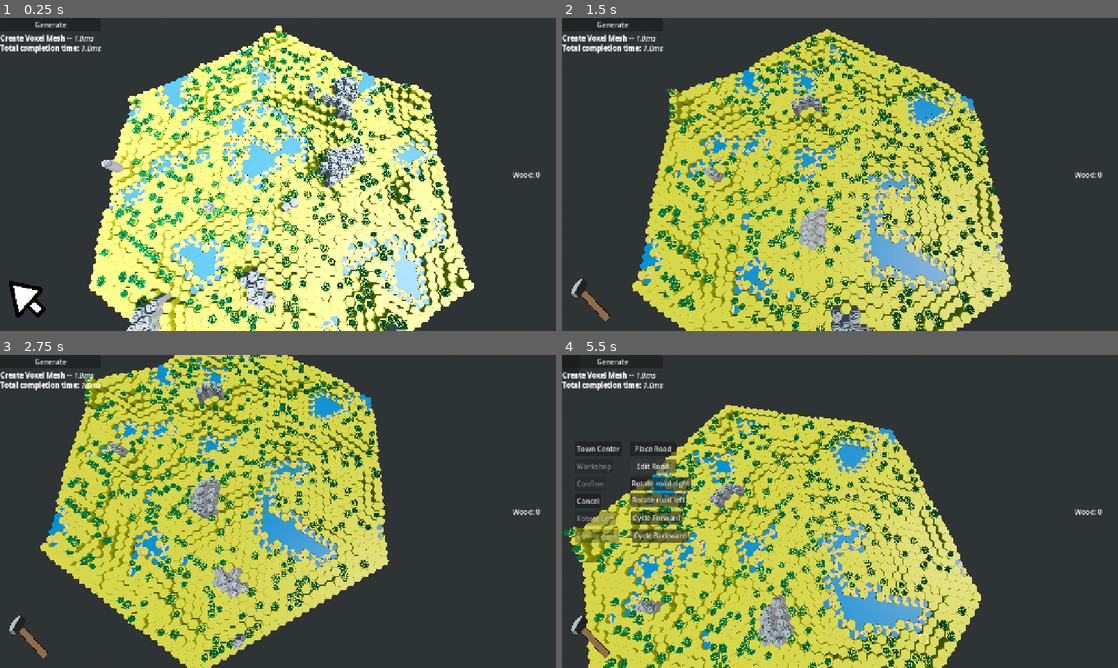
Above: before the commit, frames 1-4 (two rows, left to right).
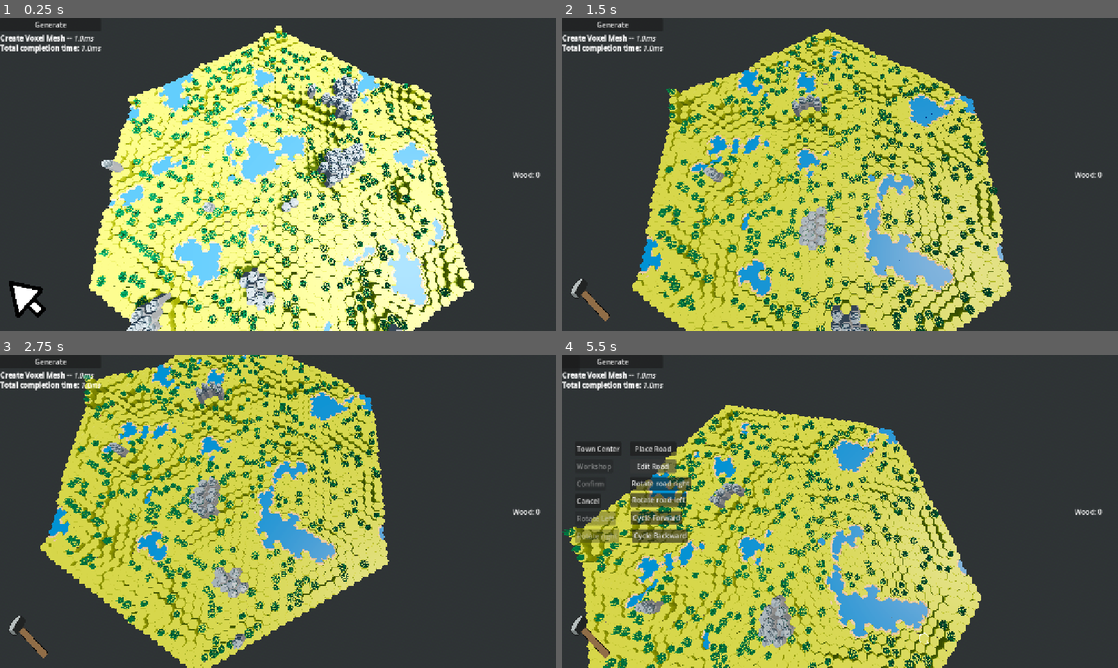
Above: after the commit, the same moments.

Repository: forzinkahd/HexaKingdomGameRepo
Game: Godot game, scene res://Scenes/GameScene.tscn
Two runs of this game, one before a commit and one after it. Both use one fixed random seed, a clock stepped at 60 frames per second and the inputs below.
Inputs (mouse positions are in pixels of both pictures, inside the frame that each line leads up to):
- Up to frame 1 (0.25 s): no input
- Up to frame 2 (1.5 s): click "Generate" at 0.5 s; tap Enter at 1.25 s; move the mouse to (962, 158) at 1.27 s; hold D (MoveRight) from 1.28 s (still down); tap 2 (Build) at 1.35 s; click (962, 158) at 1.42 s
- Up to frame 3 (2.75 s): move the mouse to (166, 527) at 2.02 s; release D (MoveRight) at 2.03 s; hold S (MoveBackwards) from 2.03 s (still down); tap Q (RotateCameraLeft) at 2.1 s
- Up to frame 4 (5.5 s): move the mouse to (895, 442) at 2.77 s; release S (MoveBackwards) at 2.78 s; hold D (MoveRight) 2.78-3.53 s; hold E (RotateCameraRight) 2.78-3.53 s; move the mouse to (812, 574) at 3.52 s; hold W (MoveForward) 3.53-4.28 s; tap 1 (Select) at 3.6 s; click (812, 574) at 3.67 s; move the mouse to (1006, 558) at 4.27 s; hold A (MoveLeft) from 4.28 s (still down); tap 2 (Build) at 4.35 s; move the mouse to (673, 464) at 5.02 s; tap Q (RotateCameraLeft) at 5.1 s

The runs differ from the first frame. In frame 1, 4.4% of the frame differs, in the area x 19-81%, y 8-100%; in frame 2, 3.7%; in frame 3, 2.7%; in frame 4, 3.5%.

Commit message:
Progress Coastal Tiles

Diff:
--- a/Resources/world_theme_resource.tres
+++ b/Resources/world_theme_resource.tres
@@ -12,7 +12,7 @@
 [ext_resource type="PackedScene" uid="uid://rt1qpmhcyumk" path="res://Scenes/TerrainVoxels/tile_base_mountain_foundation_bottom.tscn" id="4_dmiqk"]
 [ext_resource type="PackedScene" uid="uid://b1jjbv4aqepx4" path="res://Scenes/TerrainVoxels/Rivers/tile_base_coast_d.tscn" id="4_t13c0"]
 [ext_resource type="PackedScene" uid="uid://byphhysv82hgg" path="res://Scenes/TerrainVoxels/tile_base_mountain_b.tscn" id="5_ckmn6"]
-[ext_resource type="PackedScene" uid="uid://brnbt0y2dp5ca" path="res://Assets/Meshes/Terrain/coast/hex_coast_E.gltf" id="5_ho3vv"]
+[ext_resource type="PackedScene" uid="uid://bam3oj0ev8gid" path="res://Scenes/TerrainVoxels/Rivers/tile_base_coast_e.tscn" id="5_ho3vv"]
 [ext_resource type="PackedScene" uid="uid://byhc0yq1qpn5n" path="res://Scenes/TerrainVoxels/tile_base_mountain_c.tscn" id="6_dmiqk"]
 [ext_resource type="PackedScene" uid="uid://c5lcx0gbg0nx7" path="res://Scenes/TerrainVoxels/Roads/tile_base_road_a.tscn" id="9_hic5v"]
 [ext_resource type="PackedScene" uid="uid://cgueanc0upb5b" path="res://Scenes/TerrainVoxels/Rivers/tile_base_river_a.tscn" id="9_nfbn7"]
--- a/Scenes/TerrainVoxels/Rivers/tile_base_coast_a.tscn
+++ b/Scenes/TerrainVoxels/Rivers/tile_base_coast_a.tscn
@@ -5,4 +5,4 @@
 [node name="Tile_BaseCoast_A" type="Node3D" unique_id=826141985]
 
 [node name="hex_coast_A2" parent="." unique_id=1124708972 instance=ExtResource("1_7yfid")]
-transform = Transform3D(0.749978, 0, 0.433, 0, 1, 0, -0.433, 0, 0.749978, 0, 0, 0)
+transform = Transform3D(0.866, 0, 0, 0, 1, 0, 0, 0, 0.866, 0, 0, 0)
--- a/Scenes/TerrainVoxels/Rivers/tile_base_coast_c.tscn
+++ b/Scenes/TerrainVoxels/Rivers/tile_base_coast_c.tscn
@@ -5,4 +5,4 @@
 [node name="Tile_BaseCoast_C" type="Node3D" unique_id=1525745735]
 
 [node name="hex_coast_C2" parent="." unique_id=2027785144 instance=ExtResource("1_b0g7d")]
-transform = Transform3D(0.749978, 0, 0.433, 0, 1, 0, -0.433, 0, 0.749978, 0, 0, 0)
+transform = Transform3D(0.866, 0, 0, 0, 1, 0, 0, 0, 0.866, 0, 0, 0)
--- /dev/null
+++ b/scripts/Global/hex_transition.gd
@@ -0,0 +1,63 @@
+class_name HexTransition
+
+# Rotate a 6-bit hex neighbor mask clockwise by `steps` positions.
+# CW step = connection at direction i moves to direction (i+1) mod 6.
+static func rotate_mask_cw(mask: int, steps: int) -> int:
+	var m := mask & 0x3F
+	steps = ((steps % 6) + 6) % 6
+	if steps == 0:
+		return m
+	return ((m << steps) | (m >> (6 - steps))) & 0x3F
+
+
+# Find the minimum mask value under all rotations (canonical form).
+# Returns {canonical: int, cw_steps: int}
+# cw_steps = how many CW steps were applied to reach canonical from original.
+static func canonicalize(mask: int) -> Dictionary:
+	var m := mask & 0x3F
+	var best_mask := m
+	var best_steps := 0
+	for steps in range(1, 6):
+		var r := rotate_mask_cw(m, steps)
+		if r < best_mask:
+			best_mask = r
+			best_steps = steps
+	return {"canonical": best_mask, "cw_steps": best_steps}
+
+
+# Convert cw_steps from canonicalize() into a world-space rotation.y.
+# baked_offset: the facing angle already baked into the asset (radians).
+static func rotation_from_steps(cw_steps: int, baked_offset: float = 0.0) -> float:
+	return float(cw_steps) * (PI / 3.0) + baked_offset
+
+
+static func are_bits_adjacent(mask: int) -> bool:
+	if bit_count(mask) != 2:
+		return false
+	var bits: Array[int] = []
+	for i in range(6):
+		if (mask & (1 << i)) != 0:
+			bits.append(i)
+	var diff := (bits[1] - bits[0] + 6) % 6
+	return diff == 1 or diff == 5
+
+
+# Compute a 6-bit neighbor mask for any transition type.
+# condition(neighbor: Voxel) -> bool: return true if this neighbor triggers the transition.
+# Null neighbors (map edge) are passed as null — let your condition handle them.
+static func compute_mask(v: Voxel, condition: Callable) -> int:
+	var mask := 0
+	var dirs := VoxelData.neighbor_dirs_for_col(v.grid_position_xz.x)
+	for i in range(6):
+		var n: Voxel = WorldMap.surface_layer.get(v.grid_position_xz + dirs[i])
+		if condition.call(n):
+			mask |= (1 << i)
+	return mask
+
+
+static func bit_count(mask: int) -> int:
+	var c := 0
+	for i in range(6):
+		if (mask & (1 << i)) != 0:
+			c += 1
+	return c
--- a/scripts/Global/voxel_data.gd
+++ b/scripts/Global/voxel_data.gd
@@ -132,21 +132,21 @@
 			return "M"
 
 
-static func coast_letter_from_mask(mask: int) -> String:
-	var n := mask_bit_count(mask)
+static func coast_variant_from_mask(mask: int) -> String:
+	if mask == 0:
+		return ""
+	var n := HexTransition.bit_count(mask)
 	match n:
-		0:
-			return "A"   # shouldn't happen; fallback
-		1:
-			return "A"   # single edge
+		1: return "A"
 		2:
-			# Two adjacent neighbors = outer corner (B)
-			# Two opposite neighbors = narrow peninsula, still use B
-			return "B"
-		3:
-			return "C"
-		_:
-			return "D"   # 4, 5, or 6 neighbors (peninsula tip)
+			# Two opposite edges cancel the centroid — treat as single edge
+			if HexTransition.are_bits_adjacent(mask):
+				return "B"
+			return "A"
+		3: return "C"
+		4: return "E"
+		5: return "D"
+		_: return ""  # 6 bits = fully enclosed, handled separately
 
 
 # coast rotation setting
--- a/scripts/WorldGen/Voxel/voxel_generator.gd
+++ b/scripts/WorldGen/Voxel/voxel_generator.gd
@@ -376,7 +376,7 @@
 	return float(v.height_units) * half_step_h
 
 
-func _spawn_surface_tiles(chunk: Chunk) -> void:
+"""func _spawn_surface_tiles(chunk: Chunk) -> void:
 	var cap_root := _get_or_create_cap_root(chunk)
 	_clear_children(cap_root)
 	_cap_by_xz.clear()
@@ -390,14 +390,63 @@
 		cap.position = Vector3(v.world_position.x, _surface_cap_y(v), v.world_position.z)
 
 		if v.is_sea and v.sea_is_coast_ring and v.coast_mask != 0:
-			cap.rotation.y = _coast_yaw(v)
+			if HexTransition.bit_count(v.coast_mask) <= COAST_MAX_BITS_FOR_ART:
+				cap.rotation.y = _coast_yaw(v)
 
 		_tag_tile_nodes(cap, v.grid_position_xz)
 		cap_root.add_child(cap)
-		_cap_by_xz[v.grid_position_xz] = cap
-
-
-const COAST_BAKED_ROT := PI / 6.0 + PI / 2.5
+		_cap_by_xz[v.grid_position_xz] = cap"""
+
+
+# %%%%%%%%%%%%%%%%%%%%%%%%%%%%%%%%%%%
+
+const COAST_BAKED_ROT := -PI / 6.0 - PI * 2.0 / 3.0
+
+
+func _compute_sea_and_coast(surface_tiles: Array[Voxel]) -> void:
+	# Pass 1: mark sea
+	for v in surface_tiles:
+		v.is_sea = (v.height_units <= settings.sea_level_units)
+		v.water = v.is_sea
+		v.coast_mask = 0
+		v.sea_is_coast_ring = false
+
+	# Pass 2: remove isolated sea tiles (no sea neighbors).
+	# Loop until stable so chains of isolated tiles are all removed.
+	var changed := true
+	while changed:
+		changed = false
+		for v in surface_tiles:
+			if not v.is_sea:
+				continue
+			var has_sea_neighbor := false
+			var dirs := VoxelData.neighbor_dirs_for_col(v.grid_position_xz.x)
+			for i in range(6):
+				var n: Voxel = WorldMap.surface_layer.get(v.grid_position_xz + dirs[i])
+				if n != null and n.is_sea:
+					has_sea_neighbor = true
+					break
+			if not has_sea_neighbor:
+				v.is_sea = false
+				v.water = false
+				v.height_units = settings.sea_level_units + 1
+				changed = true
+
+	# Pass 3: compute coast masks on remaining sea tiles.
+	# Bits point toward land neighbors.
+	for v in surface_tiles:
+		if not v.is_sea:
+			continue
+		var dirs := VoxelData.neighbor_dirs_for_col(v.grid_position_xz.x)
+		var mask := 0
+		for i in range(6):
+			var n: Voxel = WorldMap.surface_layer.get(v.grid_position_xz + dirs[i])
+			if n != null and not n.is_sea:
+				mask |= (1 << i)
+		if mask != 0:
+			v.coast_mask = mask
+			v.sea_is_coast_ring = true
+
 
 func _coast_yaw(v: Voxel) -> float:
 	var acc := Vector2.ZERO
@@ -408,19 +457,134 @@
 			continue
 		var nk := v.grid_position_xz + dirs[i]
 		var n: Voxel = WorldMap.surface_layer.get(nk)
+		var dir := Vector2.ZERO
 		if n != null:
 			var dx := n.world_position.x - v.world_position.x
 			var dz := n.world_position.z - v.world_position.z
 			var len := sqrt(dx * dx + dz * dz)
 			if len > 0.0001:
-				acc += Vector2(dx, dz) / len
+				dir = Vector2(dx, dz) / len
 		else:
-			acc += Vector2(float(dirs[i].x), float(dirs[i].y)).normalized()
+			dir = Vector2(float(dirs[i].x), float(dirs[i].y)).normalized()
+		acc += dir
+
+	# Opposite edges cancel each other — fall back to first set bit direction
+	if acc.length() < 0.0001:
+		for i in range(6):
+			if (v.coast_mask & (1 << i)) == 0:
+				continue
+			var nk := v.grid_position_xz + dirs[i]
+			var n: Voxel = WorldMap.surface_layer.get(nk)
+			if n != null:
+				var dx := n.world_position.x - v.world_position.x
+				var dz := n.world_position.z - v.world_position.z
+				var len := sqrt(dx * dx + dz * dz)
+				if len > 0.0001:
+					acc = Vector2(dx, dz) / len
+			else:
+				acc = Vector2(float(dirs[i].x), float(dirs[i].y)).normalized()
+			break
 
 	if acc.length() < 0.0001:
 		return 0.0
 
 	return atan2(acc.x, acc.y) - COAST_BAKED_ROT
+
+
+func _top_scene_for_voxel(v: Voxel) -> PackedScene:
+	if v == null or theme == null:
+		return null
+
+	if v.is_sea and v.sea_is_coast_ring:
+		var letter := VoxelData.coast_variant_from_mask(v.coast_mask)
+		if letter != "":
+			var scene := theme.coast_scene(letter)
+			if scene != null:
+				return scene
+
+	if v.is_sea:
+		return theme.sea_top_scene
+
+	return _top_scene_for_voxel_type(v.type)
+
+
+func _spawn_surface_tiles(chunk: Chunk) -> void:
+	var cap_root := _get_or_create_cap_root(chunk)
+	_clear_children(cap_root)
+	_cap_by_xz.clear()
+
+	for v: Voxel in surface_voxels:
+		var scene := _top_scene_for_voxel(v)
+		if scene == null:
+			continue
+
+		var cap := scene.instantiate() as Node3D
+		cap.position = Vector3(v.world_position.x, _surface_cap_y(v), v.world_position.z)
+
+		if v.is_sea and v.sea_is_coast_ring and v.coast_mask != 0:
+			cap.rotation.y = _coast_yaw(v)
+
+		_tag_tile_nodes(cap, v.grid_position_xz)
+		cap_root.add_child(cap)
+		_cap_by_xz[v.grid_position_xz] = cap
+
+# %%%%%%%%%%%%%%%%%%%%%%%%%%%%%%%%%%%
+
+"""###############
+# Tune this until coast art faces the correct direction.
+# Your assets have a 30deg baked rotation, so start at -PI/6.
+# If wrong by one hex step, adjust by +/- PI/3.
+const COAST_BAKED_ROT := -PI / 6.0 - PI / 3.0
+
+# Isolated sea tiles fully surrounded by land look bad with coast art.
+# Tiles with this many or more land neighbors use plain water instead.
+const COAST_MAX_BITS_FOR_ART := 4
+
+
+func _coast_yaw(v: Voxel) -> float:
+	var result := VoxelData.coast_variant_from_mask(v.coast_mask)
+	return HexTransition.rotation_from_steps(result["cw_steps"], COAST_BAKED_ROT)
+
+
+func _top_scene_for_voxel(v: Voxel) -> PackedScene:
+	if v == null or theme == null:
+		return null
+
+	if v.is_sea and v.sea_is_coast_ring:
+		# Isolated tiles surrounded on too many sides look bad — use plain water
+		if HexTransition.bit_count(v.coast_mask) > COAST_MAX_BITS_FOR_ART:
+			return theme.sea_top_scene
+		var result := VoxelData.coast_variant_from_mask(v.coast_mask)
+		var scene := theme.coast_scene(result["letter"])
+		if scene != null:
+			return scene
+
+	if v.is_sea:
+		return theme.sea_top_scene
+
+	return _top_scene_for_voxel_type(v.type)
+
+
+func _compute_sea_and_coast(surface_tiles: Array[Voxel]) -> void:
+	# Pass 1: mark sea
+	for v in surface_tiles:
+		v.is_sea = (v.height_units <= settings.sea_level_units)
+		v.water = v.is_sea
+		v.coast_mask = 0
+		v.sea_is_coast_ring = false
+
+	# Pass 2: coast mask on SEA tiles, bits point toward land neighbors.
+	# Map edge (null neighbor) counts as sea, so no bit set for missing neighbors.
+	for v in surface_tiles:
+		if not v.is_sea:
+			continue
+		var mask := HexTransition.compute_mask(v, func(n: Voxel) -> bool:
+			return n != null and not n.is_sea
+		)
+		if mask != 0:
+			v.coast_mask = mask
+			v.sea_is_coast_ring = true
+###############"""
 
 
 const CAP_ROOT_NAME := "_Caps"
@@ -586,7 +750,7 @@
 				chunk.add_child(pad)
 
 
-func _compute_sea_and_coast(surface_tiles: Array[Voxel]) -> void:
+"""func _compute_sea_and_coast(surface_tiles: Array[Voxel]) -> void:
 	for v in surface_tiles:
 		v.is_sea = (v.height_units <= settings.sea_level_units)
 		v.water = v.is_sea
@@ -605,7 +769,7 @@
 				mask |= (1 << i)
 		if mask != 0:
 			v.coast_mask = mask
-			v.sea_is_coast_ring = true
+			v.sea_is_coast_ring = true"""
 
 
 func refresh_overlay_at(chunk: Chunk, v: Voxel) -> void:
@@ -970,7 +1134,7 @@
 		_map_xz[v.grid_position_xz] = v
 
 
-func _top_scene_for_voxel(v: Voxel) -> PackedScene:
+"""func _top_scene_for_voxel(v: Voxel) -> PackedScene:
 	if v == null or theme == null:
 		return null
 
@@ -983,7 +1147,7 @@
 	if v.is_sea:
 		return theme.sea_top_scene
 
-	return _top_scene_for_voxel_type(v.type)
+	return _top_scene_for_voxel_type(v.type)"""
 
 
 """func _top_scene_for_voxel(v: Voxel) -> PackedScene:
Not shown, added: scripts/Global/hex_transition.gd.uid
